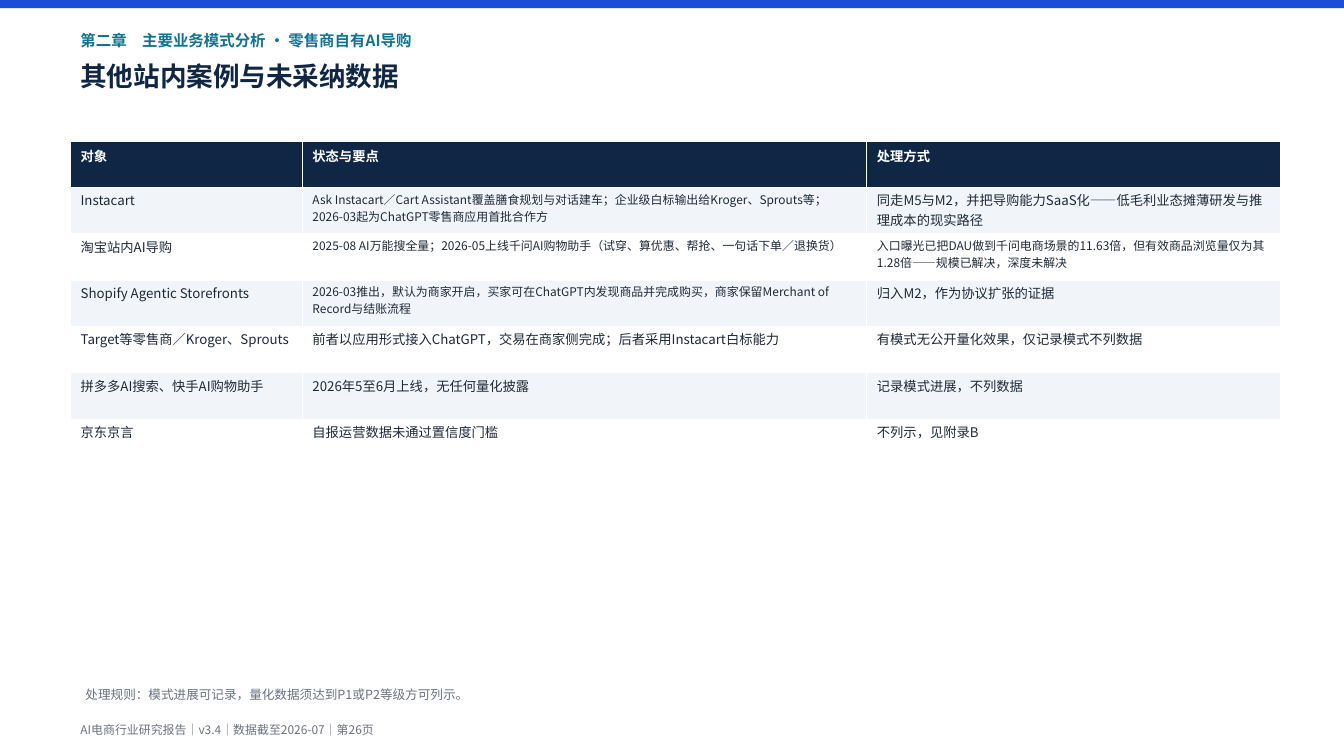
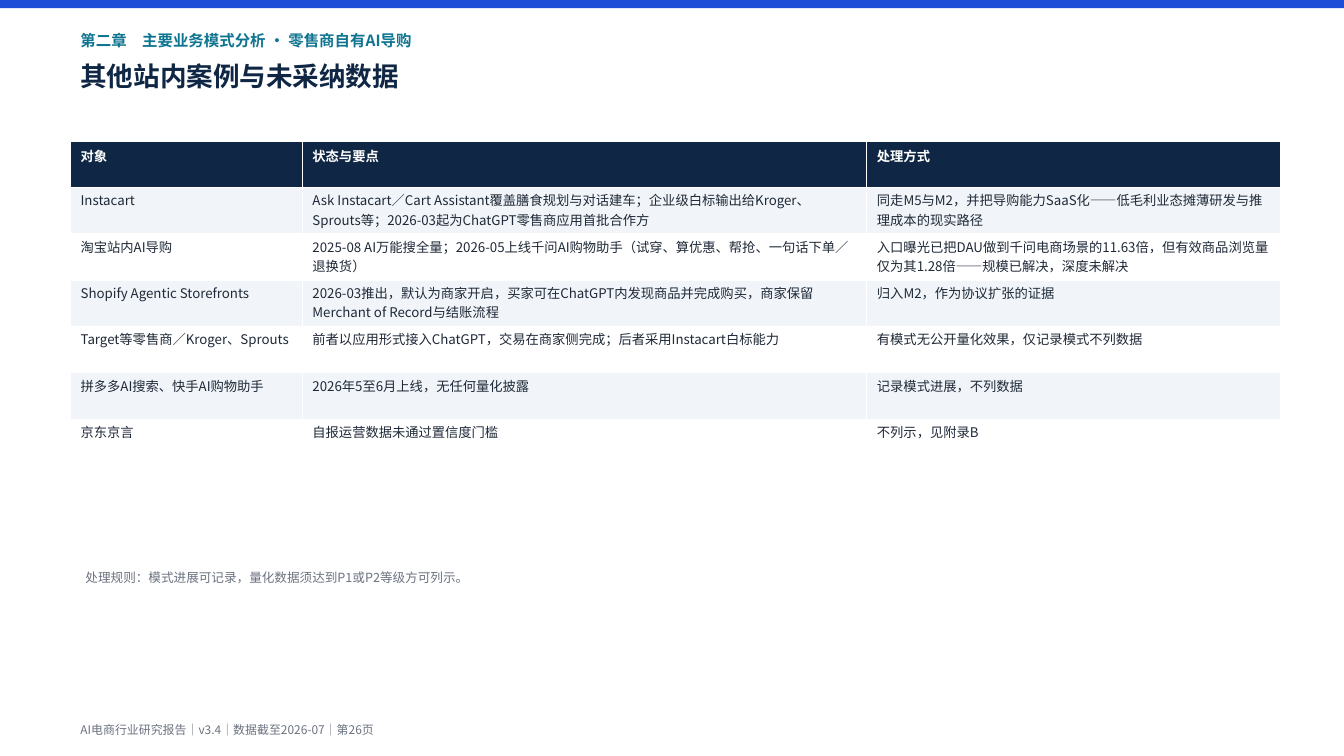
Before and after one commit to breeze2623-create/Aicommerce, a slide deck: slide 26 of report/AI电商行业研究报告.pptx. Drawn at 1344x756 pixels with LibreOffice and Linux fonts; fonts in the diff are those of the drawing. Boxes give left, top, right and bottom in pixels: in the first picture for what was removed or moved away, otherwise in the second. Text is boxed around its words. In the diff, an @@ line names an element or a change of style, - is before the commit and + after.

```diff
--- a/report/AI电商行业研究报告.pptx
+++ b/report/AI电商行业研究报告.pptx
@@ table at (x1=71, y1=141, x2=1280, y2=466) @@
@@ size 8.5 to 9.5 pt in "Ask Instacart／Cart Assistant覆盖膳食规划与对话建车；企业级白标输出给Kroger、Sprou ...", "2025-08 AI万能搜全量；2026-05上线千问AI购物助手（试穿、算优惠、帮抢、一句话下单／退换货）", "入口曝光已把DAU做到千问电商场景的11.63倍，但有效商品浏览量仅为其1.28倍——规模已解决，深度未解决", "2026-03推出，默认为商家开启，买家可在ChatGPT内发现商品并完成购买，商家保留Merchant of Reco ..." @@
@@ text "处理规则：模式进展可记录，量化数据须达到P1或P2等级方可列示。" moved from (x1=85, y1=688, x2=468, y2=700) to (x1=85, y1=571, x2=468, y2=583) @@
```
Also in this commit, not shown: 16 other slides changed, 7 other files.
